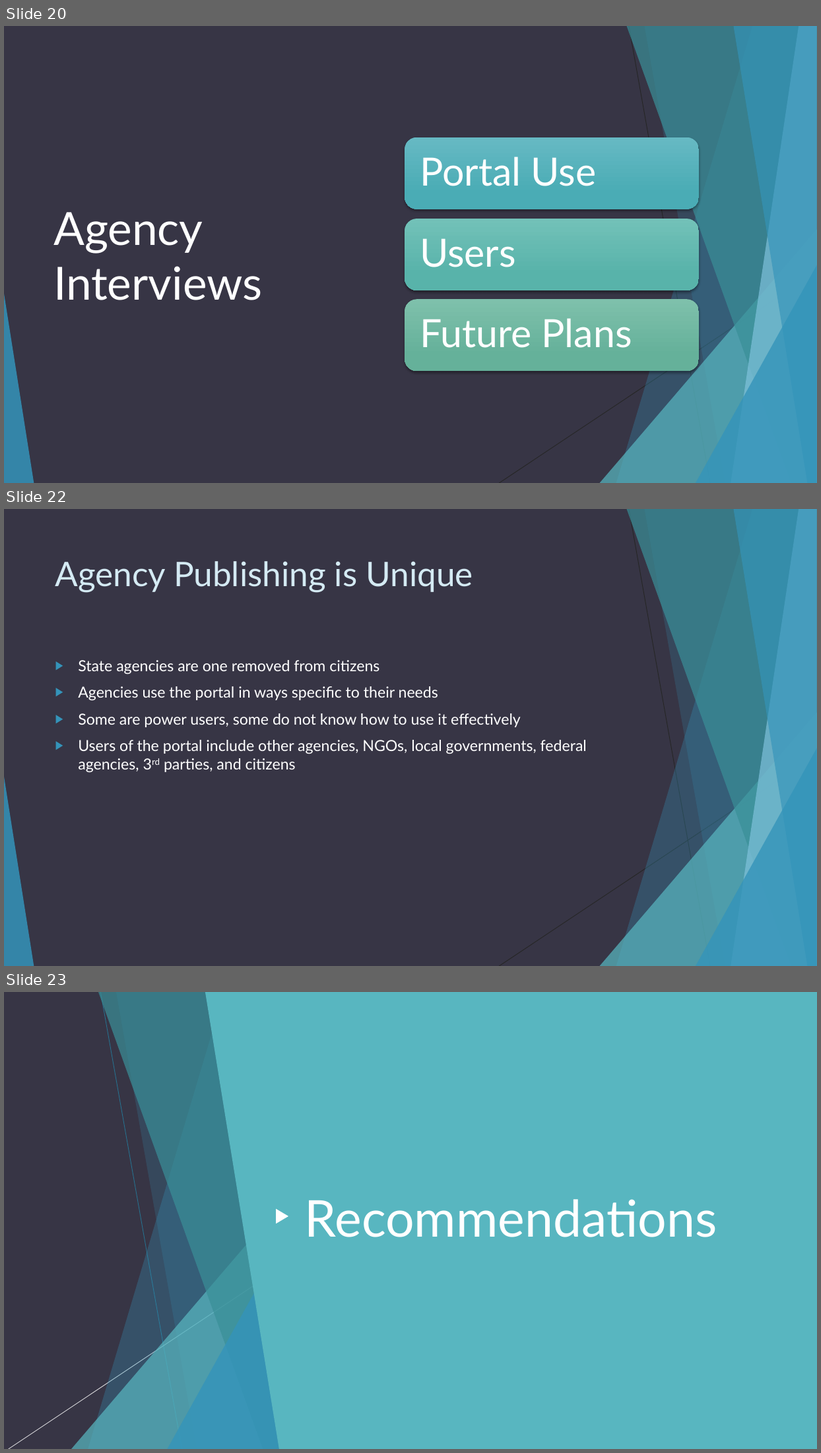
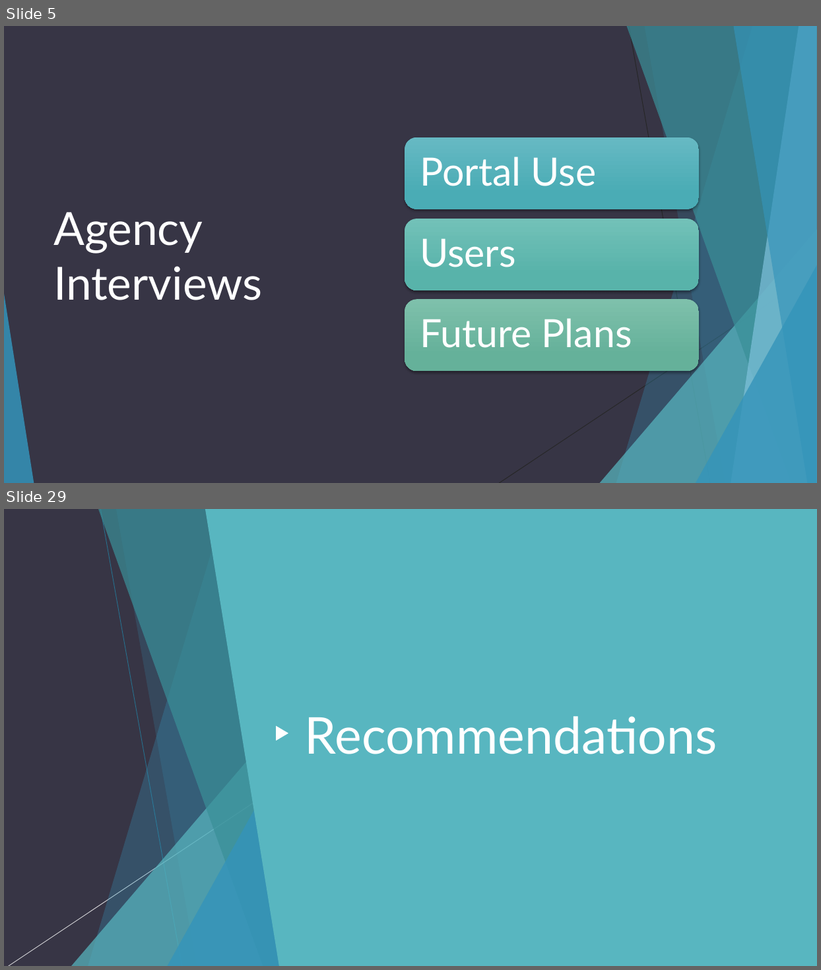
Before and after one commit to OpenDataLiteracy/WSL-AMF, a slide deck: report/Washington State Open Data Portal.pptx. Shown one above the other, each under a label of ours: slides 20, 22 and 23 before the commit, slides 5 and 29 after it; the slides between them are not shown. The pictures are 821x1453 and 821x970 pixels, drawn with LibreOffice and Linux fonts; fonts in the diff are those of the drawing. Boxes give left, top, right and bottom in pixels: in the first picture for what was removed or moved away, otherwise in the second. Text is boxed around its words. In the diff, an @@ line names an element or a change of style, - is before the commit and + after.

```diff
--- a/report/Washington State Open Data Portal.pptx
+++ b/report/Washington State Open Data Portal.pptx
@@ slide 22 removed at [4,509,817,966], background #373545; not listed: 10 template elements that a slide beside it also shows @@
@@ title removed at [55,561,473,593] @@
-Agency Publishing is Unique
@@ text removed at [78,660,587,773] @@
-▶ State agencies are one removed from citizens
-▶ Agencies use the portal in ways specific to their needs
-▶ Some are power users, some do not know how to use it effectively
-▶ Users of the portal include other agencies, NGOs, local governments, federal agencies, 3rd parties, and citizens
@@ what was slide 20 is now slide 5 @@
@@ what was slide 23 is now slide 29 @@
```
Also in this commit, not shown: 9 slides changed, 18 slides added, 11 other slides removed, 1 other file.
